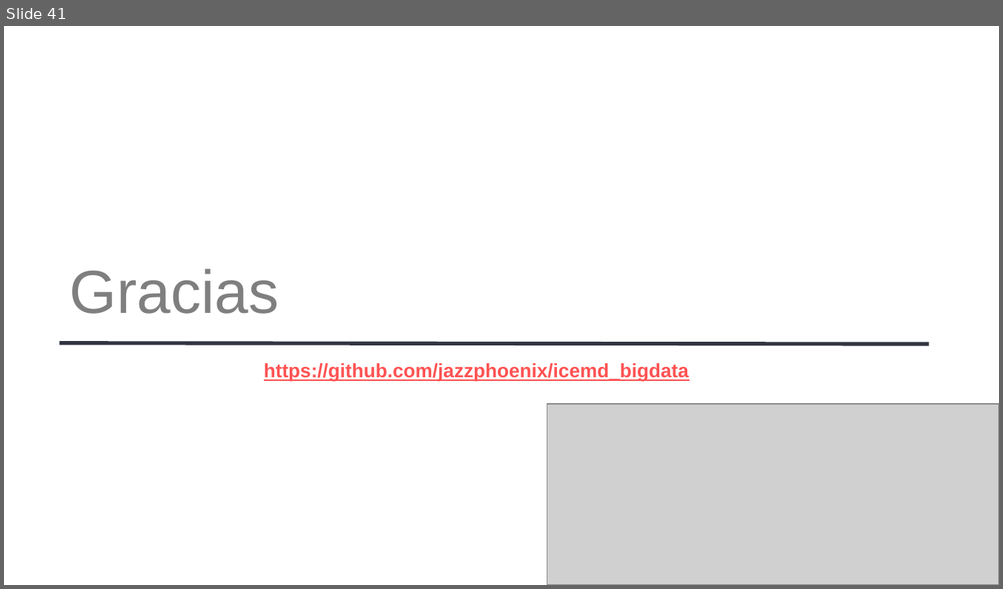
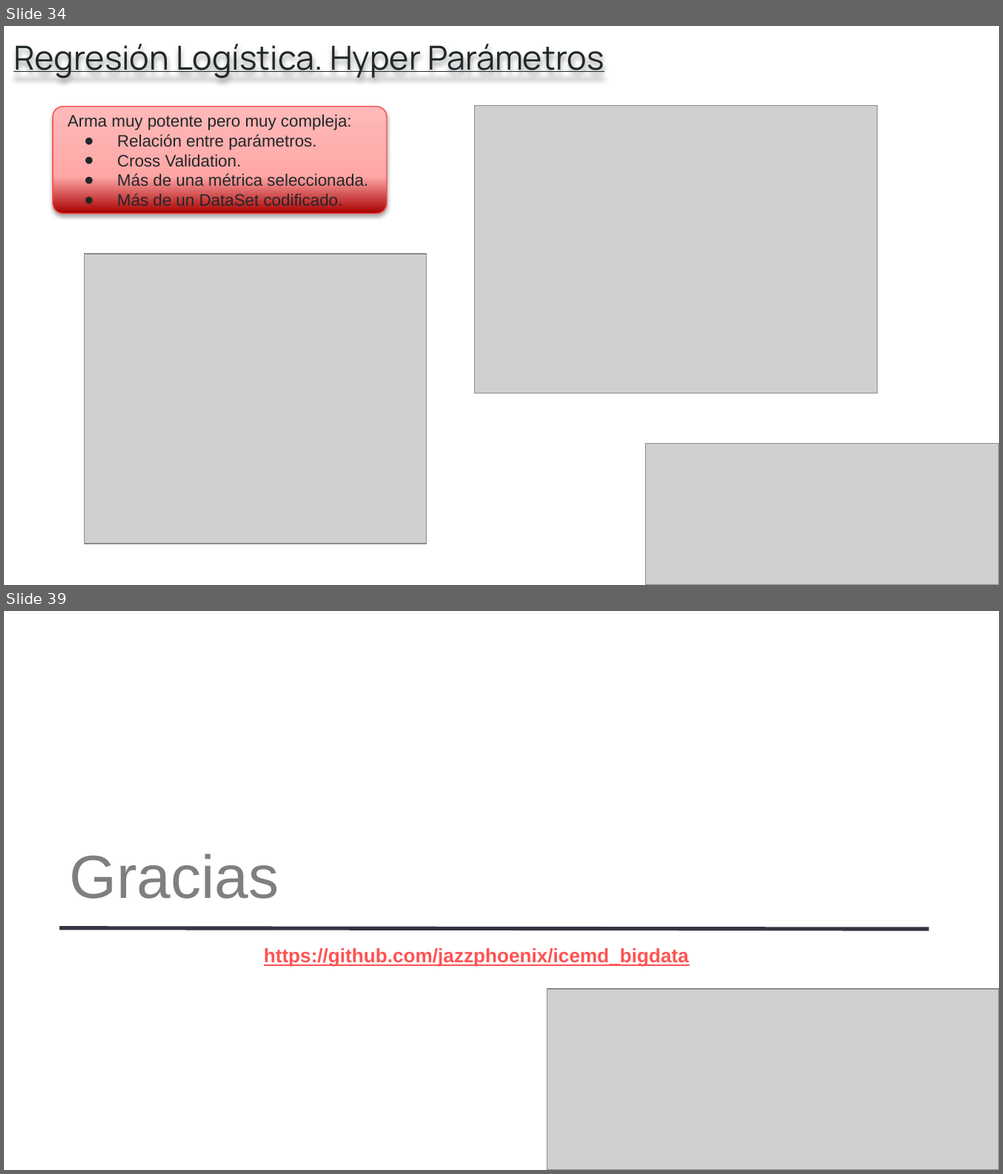
Before and after one commit to jazzphoenix/icemd_bigdata, a slide deck: presentation/Modulo 5_99905.pptx. Shown one above the other, each under a label of ours: slide 41 before the commit, slides 34 and 39 after it; the slides between them are not shown. The pictures are 1003x589 and 1003x1174 pixels, drawn with LibreOffice and Linux fonts; fonts in the diff are those of the drawing; grey boxes stand for pictures. Boxes give left, top, right and bottom in pixels: in the first picture for what was removed or moved away, otherwise in the second. Text is boxed around its words. In the diff, an @@ line names an element or a change of style, - is before the commit and + after.

```diff
--- a/presentation/Modulo 5_99905.pptx
+++ b/presentation/Modulo 5_99905.pptx
@@ slide 34 added at [4,26,999,585], background #FFFFFF @@
@@ text added at [14,44,603,78], 24 pt, text #202729, underline @@
+Regresión Logística. Hyper Parámetros
@@ rounded rectangle added at [53,107,387,214], fill gradient #A80000 to #FFA7A7 to #FFB9B9, outline #FD4B4B 0.75 pt, 12 pt, text #202729 @@
+Arma muy potente pero muy compleja:
+● Relación entre parámetros.
+● Cross Validation.
+● Más de una métrica seleccionada.
+● Más de un DataSet codificado.
@@ picture added at [475,106,877,394] @@
@@ picture added at [85,254,427,544] @@
@@ picture added at [646,443,999,585] @@
@@ what was slide 41 is now slide 39 @@
```
Also in this commit, not shown: 27 slides changed, 8 other slides added, 11 slides removed, 5 other files.
